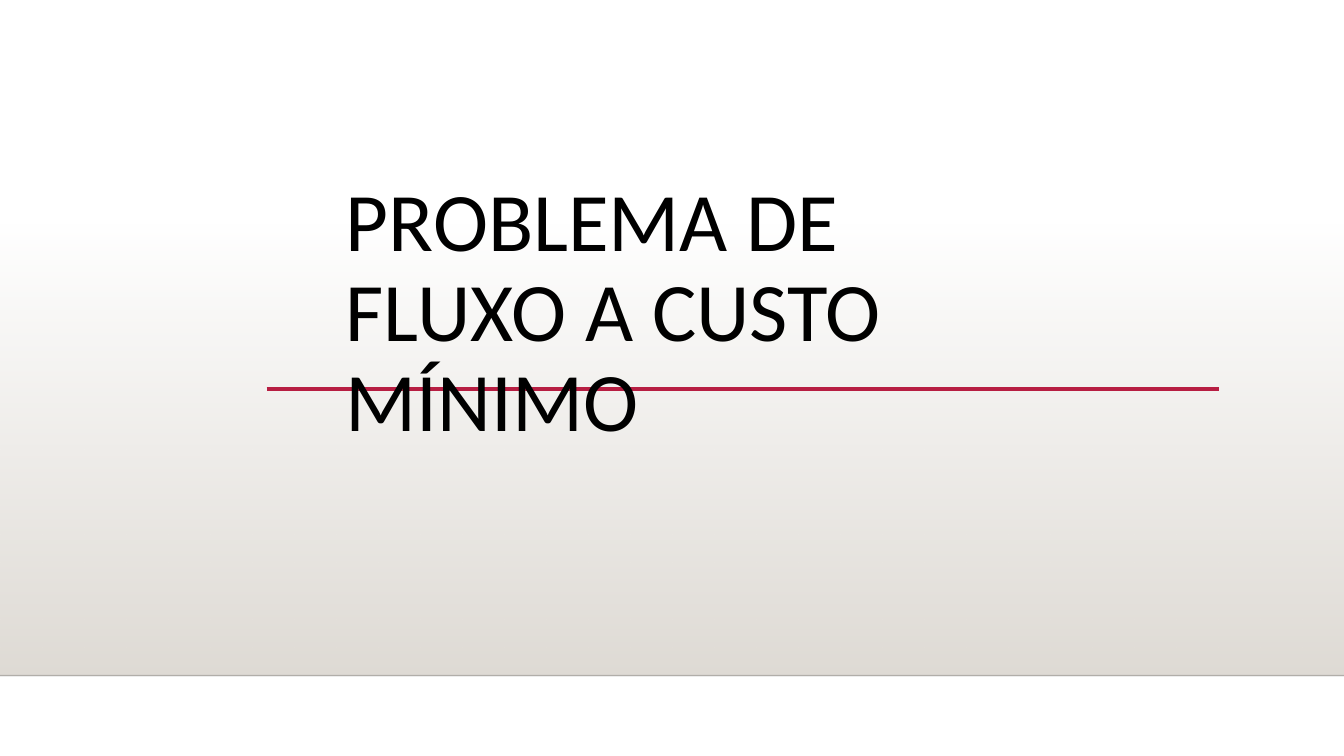
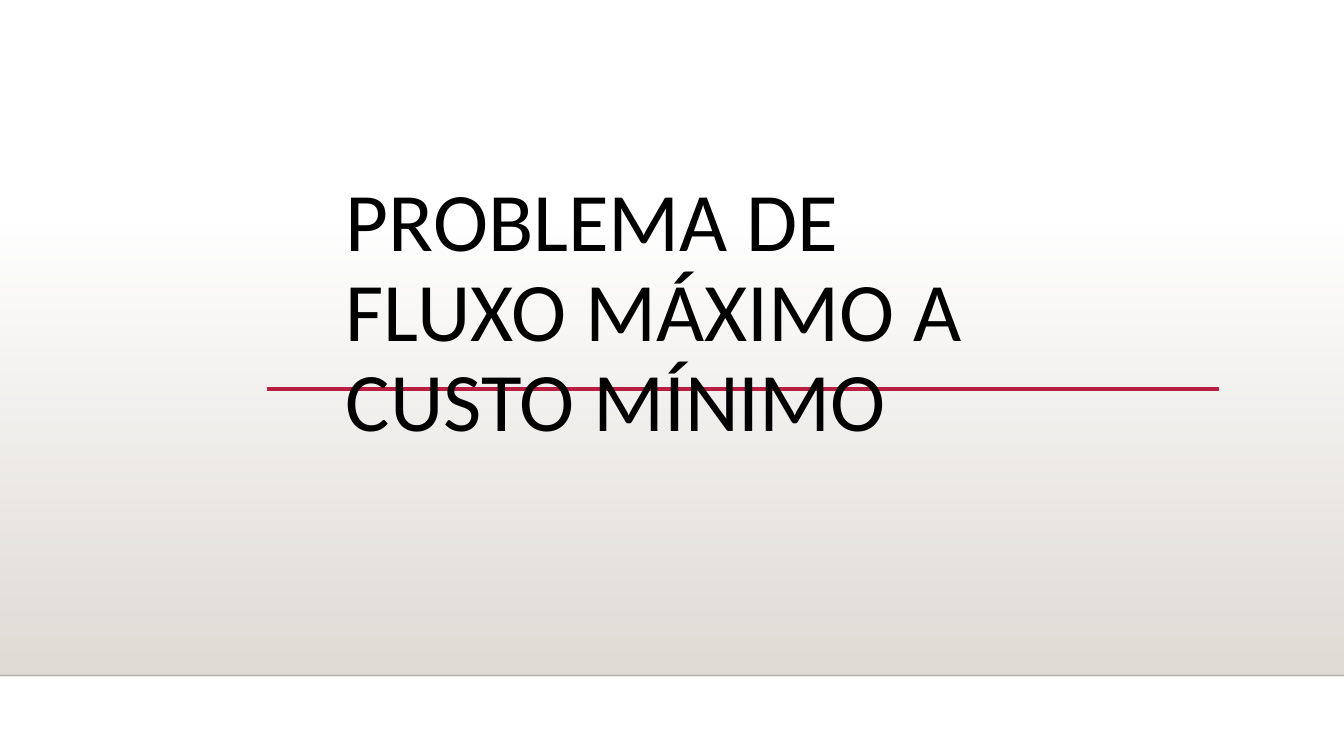
Before and after one commit to vitorhugoclz/EclipseProject, a slide deck: slide 1 of FluxoCustoMinimo/slides e texto/Apresentacao.pptx. Drawn at 1344x756 pixels with LibreOffice and Linux fonts; fonts in the diff are those of the drawing; background and template pictures are left out. Boxes give left, top, right and bottom in pixels: in the first picture for what was removed or moved away, otherwise in the second. Text is boxed around its words. In the diff, an @@ line names an element or a change of style, - is before the commit and + after.

```diff
--- a/FluxoCustoMinimo/slides e texto/Apresentacao.pptx
+++ b/FluxoCustoMinimo/slides e texto/Apresentacao.pptx
@@ title at [346,197,961,432]: text changed @@
-PROBLEMA DE FLUXO A CUSTO MÍNIMO
+PROBLEMA DE FLUXO MÁXIMO A CUSTO MÍNIMO
```
Also in this commit, not shown: 3 other slides changed, 1 slide removed, 6 other files.
